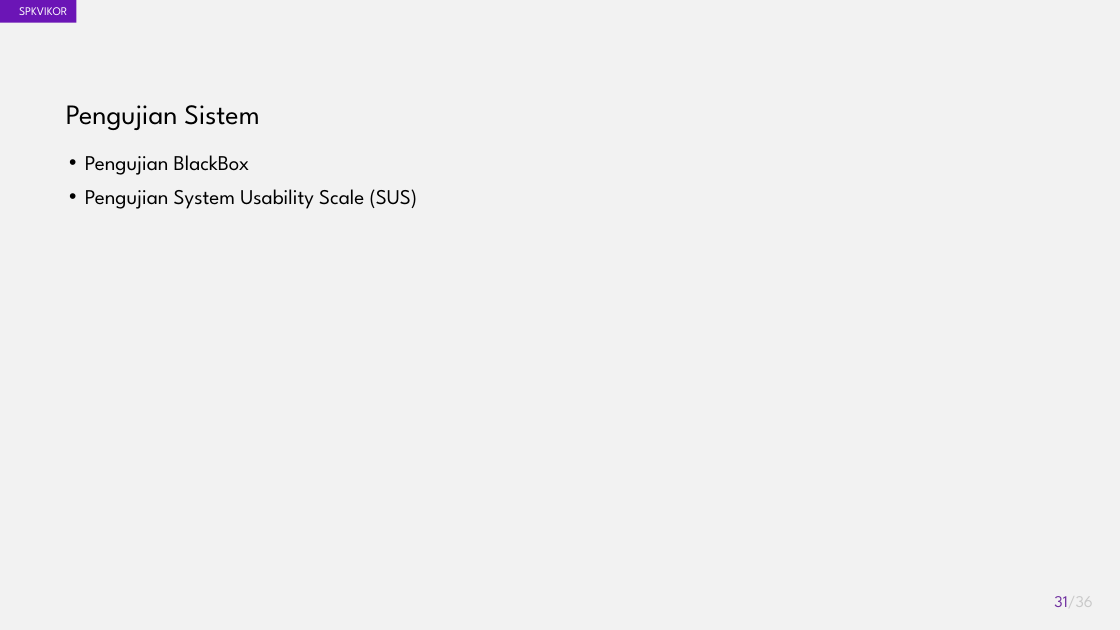
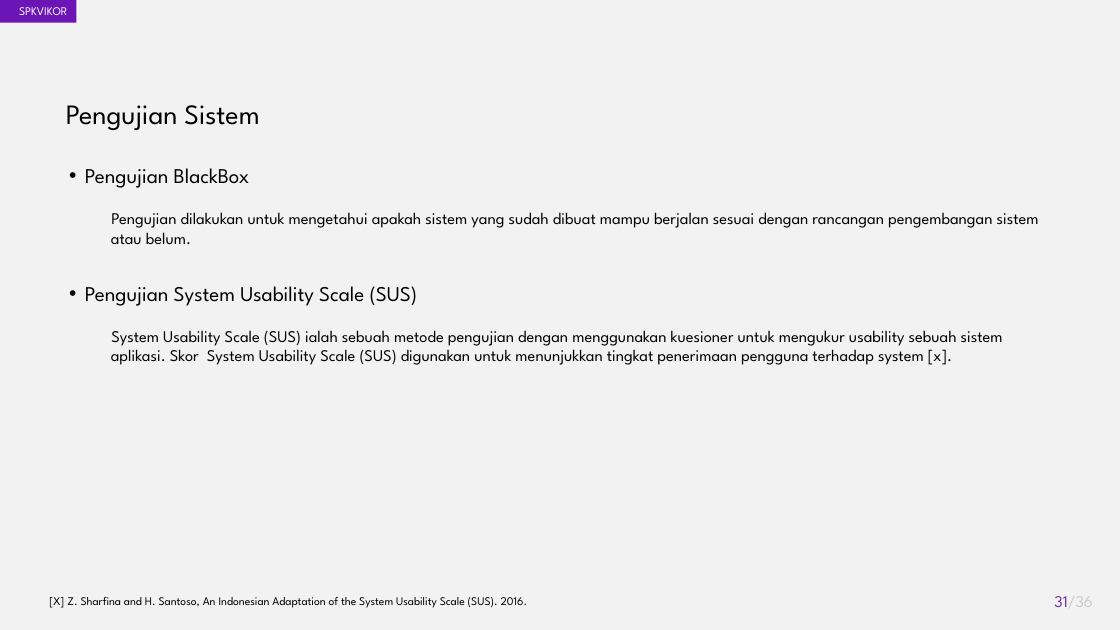
Before and after one commit to akhmadali7/TugasAkhir, a slide deck: slide 31 of PPT - TA - Akhmad Ali Sajidin.pptx. Drawn at 1120x630 pixels with LibreOffice and Linux fonts; fonts in the diff are those of the drawing. Boxes give left, top, right and bottom in pixels: in the first picture for what was removed or moved away, otherwise in the second. Text is boxed around its words. In the diff, an @@ line names an element or a change of style, - is before the commit and + after.

```diff
--- a/PPT - TA - Akhmad Ali Sajidin.pptx
+++ b/PPT - TA - Akhmad Ali Sajidin.pptx
@@ text at (85,155,250,175): paragraph removed @@
-• Pengujian BlackBox
@@ text added at (85,168,250,188), 18 pt, text #000000 @@
+• Pengujian BlackBox
@@ text added at (111,212,1039,244), 14 pt, text #000000 @@
+Pengujian dilakukan untuk mengetahui apakah sistem yang sudah dibuat mampu berjalan sesuai dengan rancangan pengembangan sistem atau belum.
@@ text "Pengujian System Usability Scale (SUS)": place and size @@
-text "Pengujian System Usability Scale (SUS)" at (85,155,418,209)
+text "Pengujian System Usability Scale (SUS)" at (85,286,418,306)
@@ text added at (111,330,1003,365), 14 pt, text #000000 @@
+System Usability Scale (SUS) ialah sebuah metode pengujian dengan menggunakan kuesioner untuk mengukur usability sebuah sistem aplikasi. Skor System Usability Scale (SUS) digunakan untuk menunjukkan tingkat penerimaan pengguna terhadap system [x].
@@ text added at (49,597,528,608), 10 pt, text #000000 @@
+[X] Z. Sharfina and H. Santoso, An Indonesian Adaptation of the System Usability Scale (SUS). 2016.
```
Also in this commit, not shown: 9 other slides changed, 1 other file.
